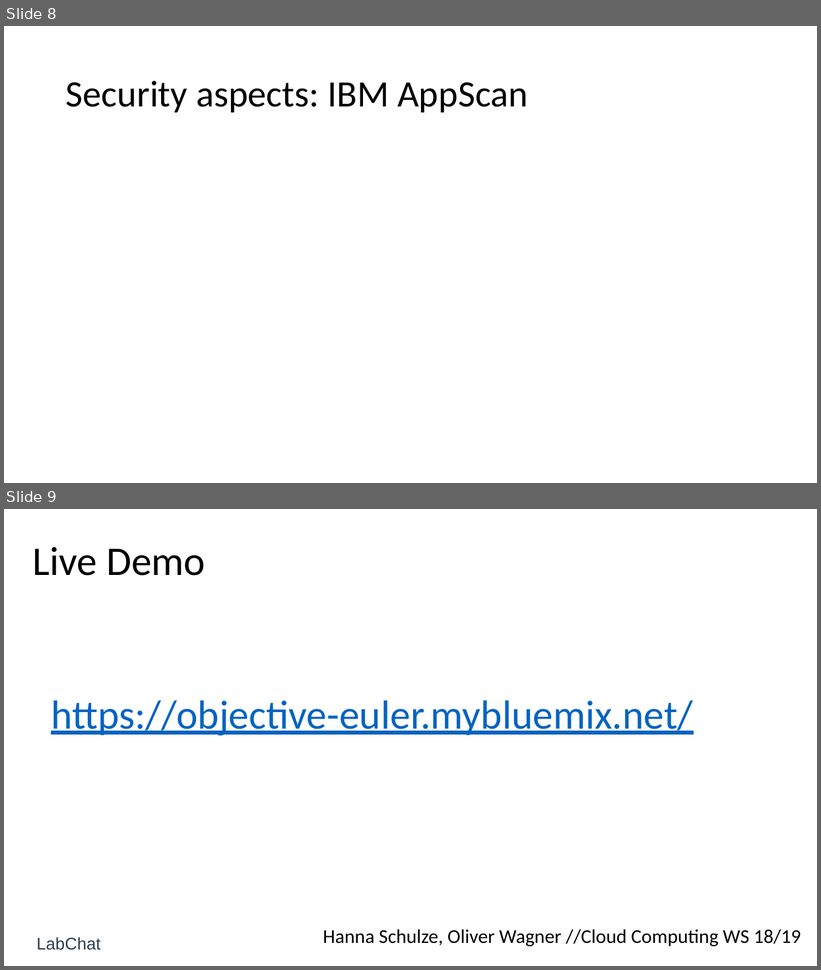
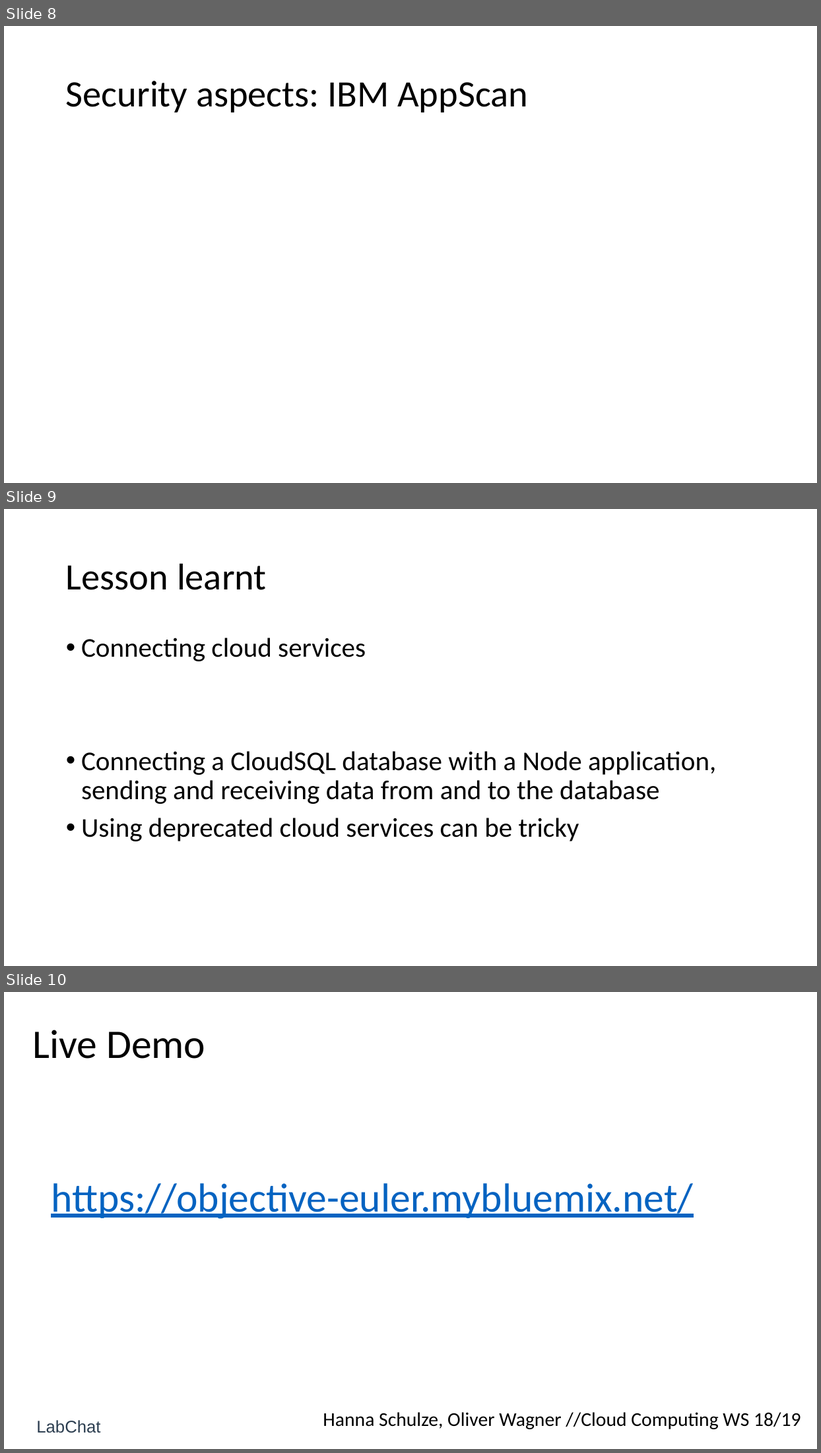
Before and after one commit to oliverwagner1989/CloudComputing_WS1718, a slide deck: Presentation LabChat - Exc 3.pptx. Shown one above the other, each under a label of ours: slides 8 and 9 before the commit, slides 8, 9 and 10 after it. The pictures are 821x970 and 821x1453 pixels, drawn with LibreOffice and Linux fonts; fonts in the diff are those of the drawing. Boxes give left, top, right and bottom in pixels: in the first picture for what was removed or moved away, otherwise in the second. Text is boxed around its words. In the diff, an @@ line names an element or a change of style, - is before the commit and + after.

```diff
--- a/Presentation LabChat - Exc 3.pptx
+++ b/Presentation LabChat - Exc 3.pptx
@@ slide 9 added at box(4, 509, 817, 966), background #FFFFFF @@
@@ title added at box(66, 563, 267, 590), 44 pt, text #000000 @@
+Lesson learnt
@@ text added at box(81, 638, 716, 842), 32 pt, text #000000 @@
+• Connecting cloud services
+• Connecting a CloudSQL database with a Node application,
+  sending and receiving data from and to the database
+• Using deprecated cloud services can be tricky
@@ what was slide 9 is now slide 10 @@
```
Also in this commit, not shown: 1 other slide added, 1 slide removed, 3 other files.
